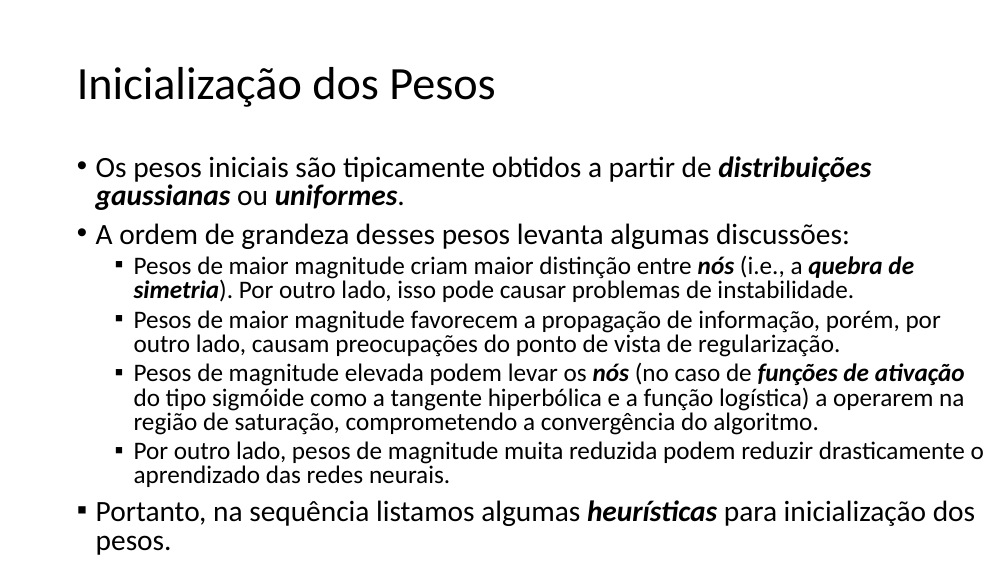
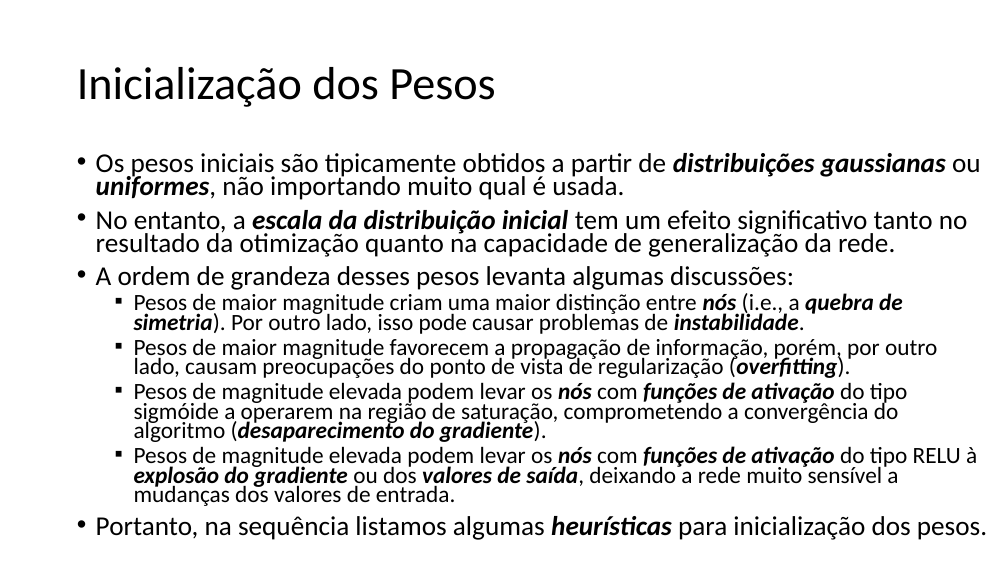
Before and after one commit to zz4fap/t320_aprendizado_de_maquina, a slide deck: slide 15 of slides/T320_Redes_Neurais_Artificiais (Parte IV).pptx. Drawn at 1008x567 pixels with LibreOffice and Linux fonts; fonts in the diff are those of the drawing. Boxes give left, top, right and bottom in pixels: in the first picture for what was removed or moved away, otherwise in the second. Text is boxed around its words. In the diff, an @@ line names an element or a change of style, - is before the commit and + after.

```diff
--- a/slides/T320_Redes_Neurais_Artificiais (Parte IV).pptx
+++ b/slides/T320_Redes_Neurais_Artificiais (Parte IV).pptx
@@ text at (x1=96, y1=153, x2=981, y2=257): text changed; size 28 to 25.9 pt @@
-• Os pesos iniciais são tipicamente obtidos a partir de distribuições gaussianas ou uniformes.
+• Os pesos iniciais são tipicamente obtidos a partir de distribuições gaussianas ou uniformes, não importando muito qual é usada.
+• No entanto, a escala da distribuição inicial tem um efeito significativo tanto no resultado da otimização quanto na capacidade de generalização da rede.
@@ text at (x1=96, y1=266, x2=987, y2=540): size 28 to 25.9 pt in "A ordem de grandeza desses pesos levanta ...", "Portanto, na sequência listamos algumas heurísticas para ..."; line spacing 0.8 to 0.7; bullet ▪ to • @@
@@ text at (x1=134, y1=293, x2=977, y2=506): text changed; size 24 to 22.2 pt @@
-  ▪ Pesos de maior magnitude criam maior distinção entre nós (i.e., a quebra de simetria). Por outro lado, isso pode causar problemas de instabilidade.
-  ▪ Pesos de maior magnitude favorecem a propagação de informação, porém, por outro lado, causam preocupações do ponto de vista de regularização.
-  ▪ Pesos de magnitude elevada podem levar os nós (no caso de funções de ativação do tipo sigmóide como a tangente hiperbólica e a função logística) a operarem na região de saturação, comprometendo a convergência do algoritmo.
-  ▪ Por outro lado, pesos de magnitude muita reduzida podem reduzir drasticamente o aprendizado das redes neurais.
+  ▪ Pesos de maior magnitude criam uma maior distinção entre nós (i.e., a quebra de simetria). Por outro lado, isso pode causar problemas de instabilidade.
+  ▪ Pesos de maior magnitude favorecem a propagação de informação, porém, por outro lado, causam preocupações do ponto de vista de regularização (overfitting).
+  ▪ Pesos de magnitude elevada podem levar os nós com funções de ativação do tipo sigmóide a operarem na região de saturação, comprometendo a convergência do algoritmo (desaparecimento do gradiente).
+  ▪ Pesos de magnitude elevada podem levar os nós com funções de ativação do tipo RELU à explosão do gradiente ou dos valores de saída, deixando a rede muito sensível a mudanças dos valores de entrada.
```
Also in this commit, not shown: 4 other slides changed, 6 other files.
